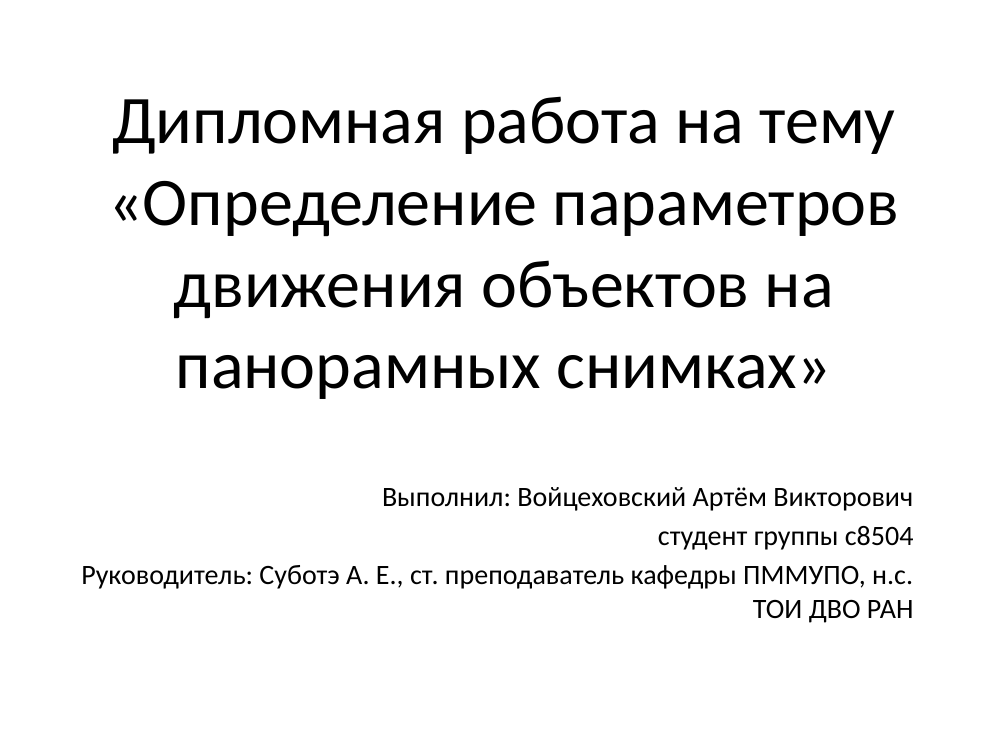
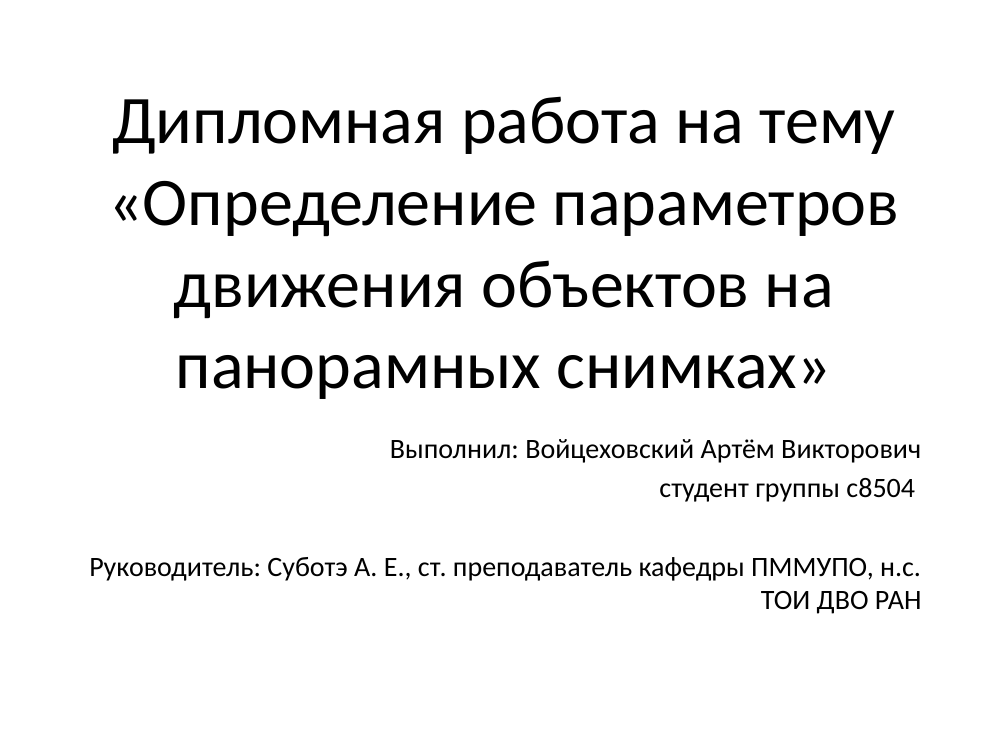
Before and after one commit to NecroArt/Diploma, a slide deck: slide 1 of docs/parts/conference.pptx. Drawn at 1008x756 pixels with LibreOffice and Linux fonts; fonts in the diff are those of the drawing. Boxes give left, top, right and bottom in pixels: in the first picture for what was removed or moved away, otherwise in the second. Text is boxed around its words. In the diff, an @@ line names an element or a change of style, - is before the commit and + after.

```diff
--- a/docs/parts/conference.pptx
+++ b/docs/parts/conference.pptx
@@ subtitle "Выполнил: Войцеховский Артём Викторович" rewrapped from bbox=[81, 487, 914, 623] to bbox=[89, 439, 922, 614] @@
```
Also in this commit, not shown: 7 other slides changed, 2 slides added, 6 slides removed, 9 other files.
